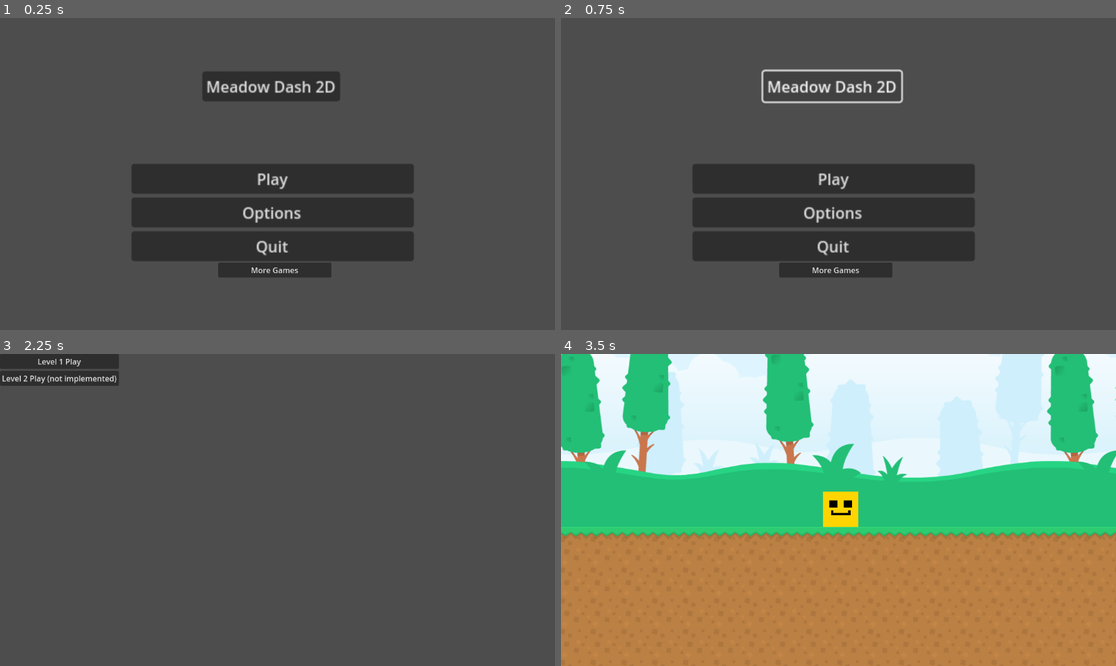
Above: before the commit, frames 1-4 (two rows, left to right).
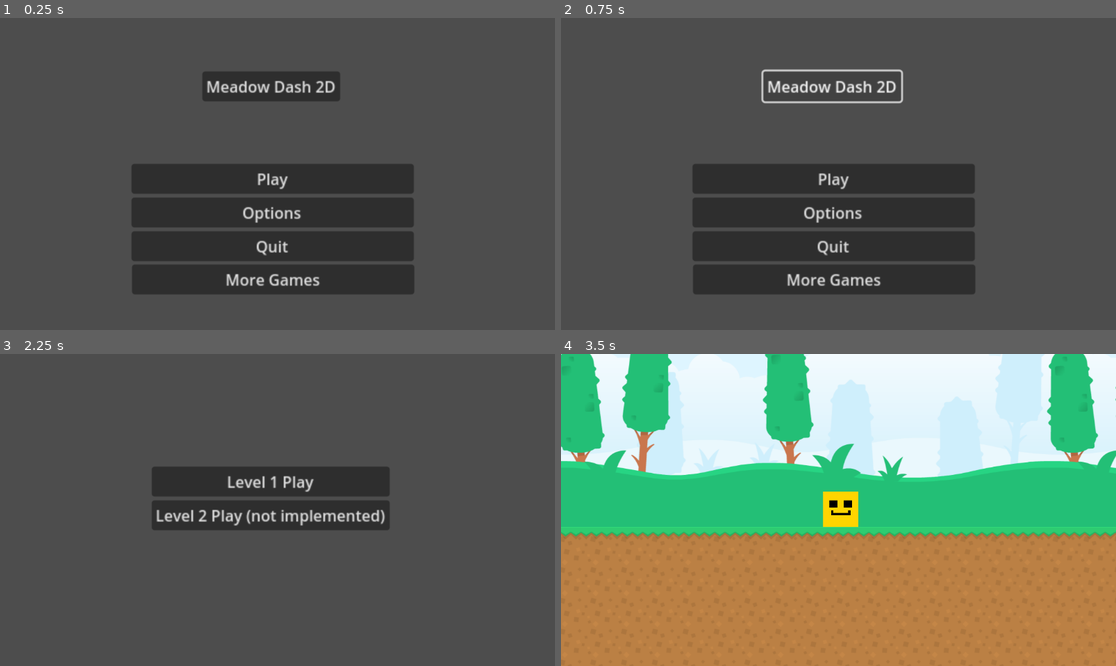
Above: after the commit, the same moments.

Repository: georgeaddiso/gd
Game: Godot game, scene res://menu.tscn
Two runs of this game, one before a commit and one after it. Both use one fixed random seed, a clock stepped at 60 frames per second and the inputs below.
Inputs:
- Up to frame 1 (0.25 s): no input
- Up to frame 2 (0.75 s): click "Meadow Dash 2D" at 0.5 s
- Up to frame 3 (2.25 s): click "More Games" at 1.25 s; click "Play" at 2 s
- Up to frame 4 (3.5 s): click "Level 1 Play" at 2.75 s

The runs differ from the first frame. In frame 1, 4.0% of the frame differs, in the area x 23-75%, y 78-89%; in frame 2, 4.0%; in frame 3, 9.4%, in the area x 0-71%, y 0-57%; in frame 4, nothing differs.

Commit message:
Menu upd 0.1.1

Diff:
--- a/level_picker.tscn
+++ b/level_picker.tscn
@@ -13,8 +13,13 @@
 
 [node name="MarginContainer" type="MarginContainer" parent="."]
 layout_mode = 0
-offset_right = 40.0
-offset_bottom = 40.0
+offset_left = 315.0
+offset_top = 234.0
+offset_right = 562.0
+offset_bottom = 300.0
+scale = Vector2(2, 2)
+metadata/_edit_group_ = true
+metadata/_edit_lock_ = true
 
 [node name="VBoxContainer" type="VBoxContainer" parent="MarginContainer"]
 layout_mode = 2
--- a/menu.tscn
+++ b/menu.tscn
@@ -60,10 +60,11 @@
 anchors_preset = -1
 anchor_right = 0.213
 anchor_bottom = 0.154
-offset_left = 453.0
-offset_top = 508.0
-offset_right = 442.624
-offset_bottom = 439.208
+offset_left = 274.0
+offset_top = 512.0
+offset_right = 321.624
+offset_bottom = 443.208
+scale = Vector2(2, 2)
 metadata/_edit_group_ = true
 metadata/_edit_lock_ = true
 
